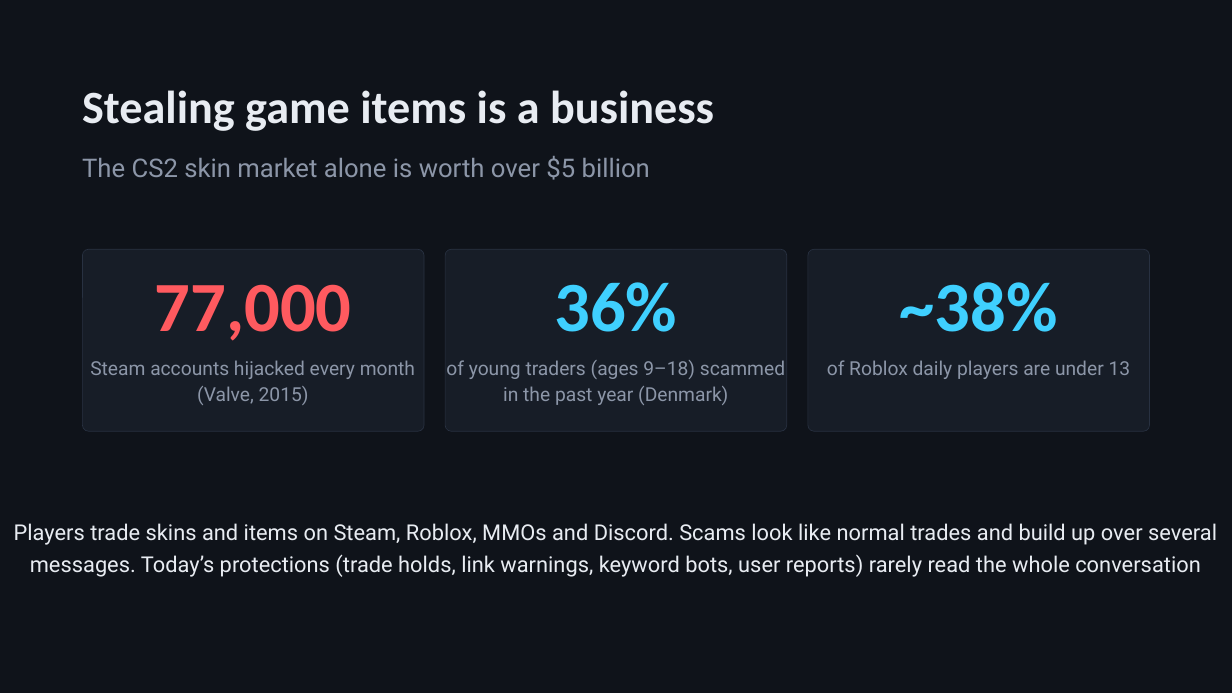
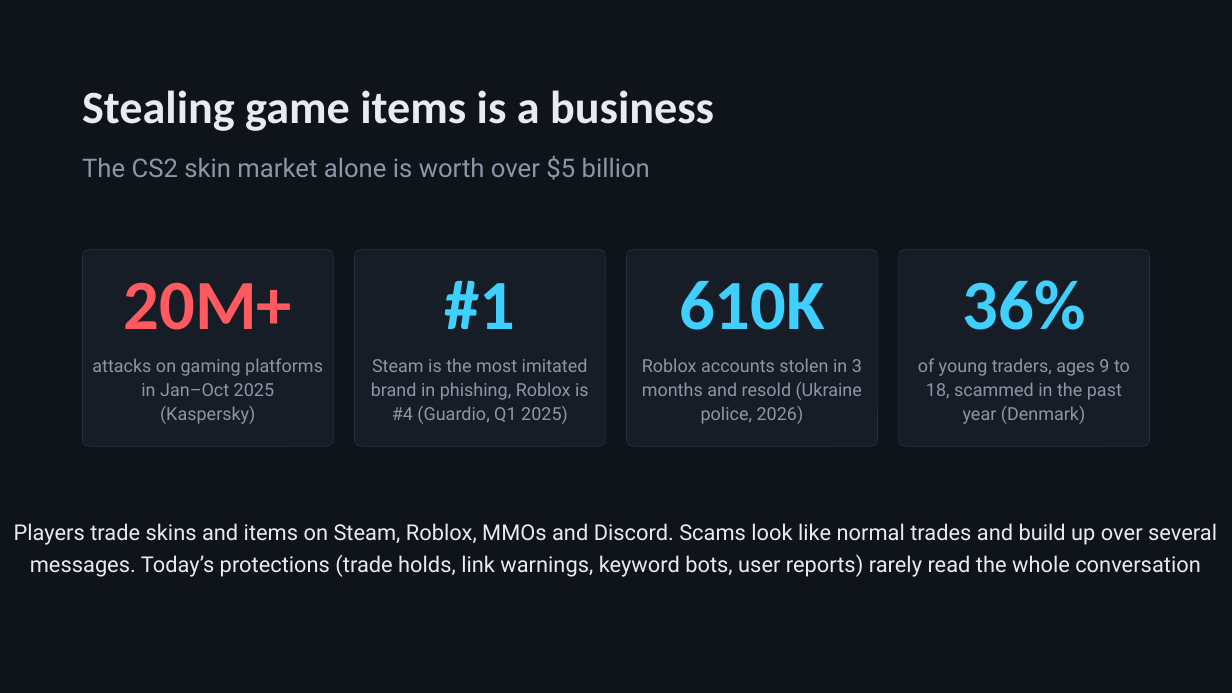
Before and after one commit to mikeleshtbrg/scamsense, a slide deck: slide 2 of ScamSense – Project Proposal .pptx. Drawn at 1232x693 pixels with LibreOffice and Linux fonts; fonts in the diff are those of the drawing. Boxes give left, top, right and bottom in pixels: in the first picture for what was removed or moved away, otherwise in the second. Text is boxed around its words. In the diff, an @@ line names an element or a change of style, - is before the commit and + after.

```diff
--- a/ScamSense – Project Proposal .pptx
+++ b/ScamSense – Project Proposal .pptx
@@ rounded rectangle resized from (x1=82, y1=250, x2=424, y2=432) to (x1=82, y1=250, x2=334, y2=446) @@
@@ rounded rectangle resized from (x1=445, y1=250, x2=787, y2=432) to (x1=355, y1=250, x2=606, y2=446) @@
@@ rounded rectangle added at (x1=627, y1=250, x2=878, y2=446), fill #171D27, outline #283141 0.5 pt @@
@@ rounded rectangle resized from (x1=808, y1=250, x2=1150, y2=432) to (x1=899, y1=250, x2=1151, y2=446) @@
@@ text added at (x1=124, y1=282, x2=292, y2=330), 55 pt, text #FF5A5F, bold @@
+20M+
@@ text removed at (x1=155, y1=284, x2=352, y2=341) @@
-77,000
@@ text added at (x1=444, y1=281, x2=515, y2=329), 55 pt, text #3FD0FF, bold @@
+#1
@@ text added at (x1=679, y1=281, x2=825, y2=330), 55 pt, text #3FD0FF, bold @@
+610K
@@ text "36%" moved from (x1=555, y1=282, x2=678, y2=332) to (x1=963, y1=280, x2=1086, y2=330) @@
@@ text removed at (x1=900, y1=282, x2=1058, y2=332) @@
-~38%
@@ text added at (x1=92, y1=358, x2=323, y2=424), 14 pt, text #8C96A8 @@
+attacks on gaming platforms in Jan–Oct 2025 (Kaspersky)
@@ text added at (x1=371, y1=358, x2=589, y2=424), 14 pt, text #8C96A8 @@
+Steam is the most imitated brand in phishing, Roblox is #4 (Guardio, Q1 2025)
@@ text added at (x1=642, y1=358, x2=862, y2=424), 14 pt, text #8C96A8 @@
+Roblox accounts stolen in 3 months and resold (Ukraine police, 2026)
@@ text at (x1=918, y1=358, x2=1130, y2=424): text changed; size 15 to 14 pt @@
-of young traders (ages 9–18) scammed in the past year (Denmark)
+of young traders, ages 9 to 18, scammed in the past year (Denmark)
@@ text removed at (x1=90, y1=360, x2=415, y2=405) @@
-Steam accounts hijacked every month (Valve, 2015)
@@ text removed at (x1=827, y1=360, x2=1131, y2=379) @@
-of Roblox daily players are under 13
```
